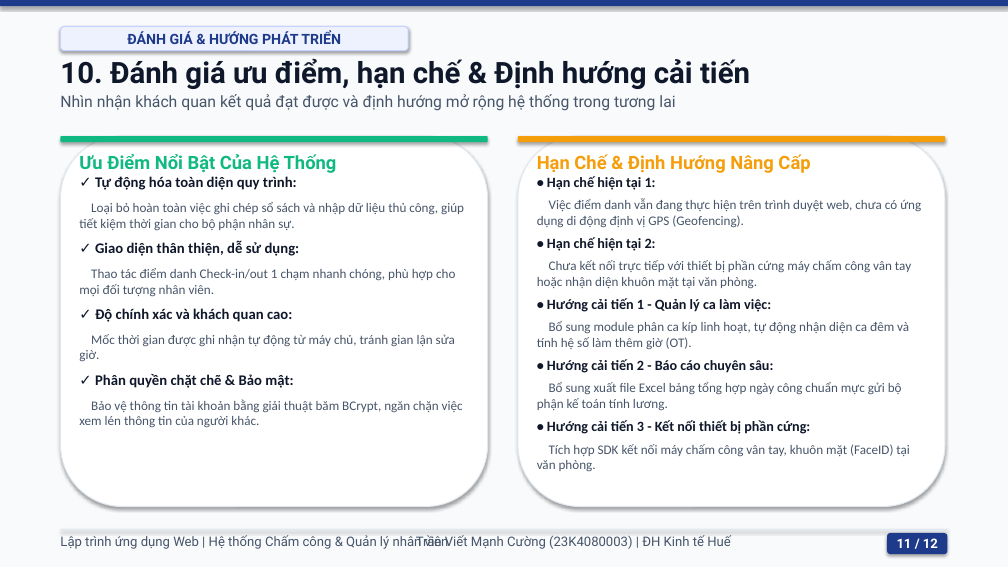
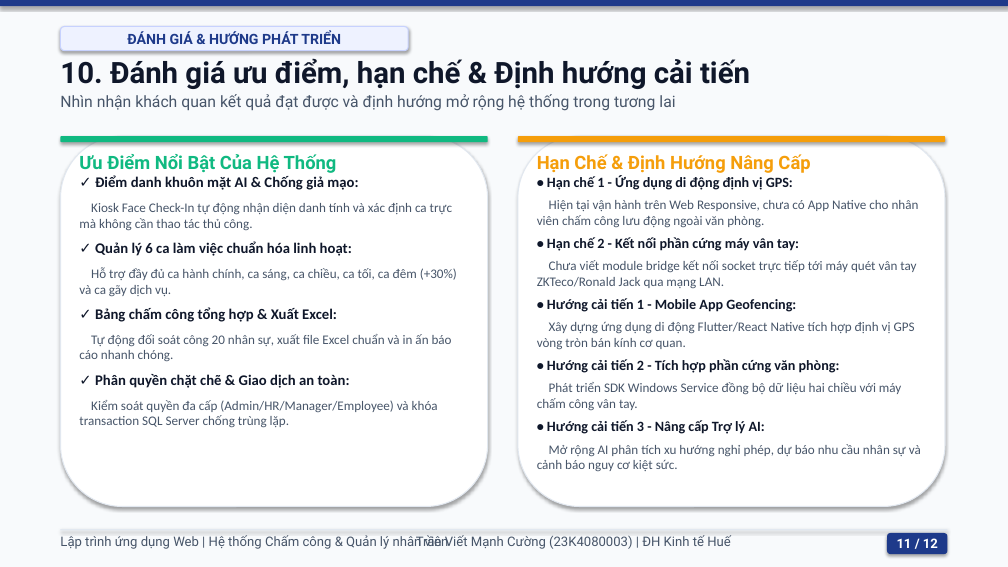
Before and after one commit to ManhCuong-Code/TimesheetPayroll, a slide deck: slide 11 of Bao_cao_Lap_trinh_Ung_dung_Web_Bang_Cham_Cong.pptx. Drawn at 1008x567 pixels with LibreOffice and Linux fonts; fonts in the diff are those of the drawing. Boxes give left, top, right and bottom in pixels: in the first picture for what was removed or moved away, otherwise in the second. Text is boxed around its words. In the diff, an @@ line names an element or a change of style, - is before the commit and + after.

Commit message:
feat: hoan thien co che giao tiep CSDL 2 chieu (Bidirectional Read/Write), Minimal APIs, dong bo du lieu va cap nhat bao cao

```diff
--- a/Bao_cao_Lap_trinh_Ung_dung_Web_Bang_Cham_Cong.pptx
+++ b/Bao_cao_Lap_trinh_Ung_dung_Web_Bang_Cham_Cong.pptx
@@ text at box(79, 203, 457, 428): text changed @@
-✓ Tự động hóa toàn diện quy trình:
-Loại bỏ hoàn toàn việc ghi chép sổ sách và nhập dữ liệu thủ công, giúp tiết kiệm thời gian cho bộ phận nhân sự.
-✓ Giao diện thân thiện, dễ sử dụng:
-Thao tác điểm danh Check-in/out 1 chạm nhanh chóng, phù hợp cho mọi đối tượng nhân viên.
-✓ Độ chính xác và khách quan cao:
-Mốc thời gian được ghi nhận tự động từ máy chủ, tránh gian lận sửa giờ.
-✓ Phân quyền chặt chẽ & Bảo mật:
-Bảo vệ thông tin tài khoản bằng giải thuật băm BCrypt, ngăn chặn việc xem lén thông tin của người khác.
+✓ Điểm danh khuôn mặt AI & Chống giả mạo:
+Kiosk Face Check-In tự động nhận diện danh tính và xác định ca trực mà không cần thao tác thủ công.
+✓ Quản lý 6 ca làm việc chuẩn hóa linh hoạt:
+Hỗ trợ đầy đủ ca hành chính, ca sáng, ca chiều, ca tối, ca đêm (+30%) và ca gãy dịch vụ.
+✓ Bảng chấm công tổng hợp & Xuất Excel:
+Tự động đối soát công 20 nhân sự, xuất file Excel chuẩn và in ấn báo cáo nhanh chóng.
+✓ Phân quyền chặt chẽ & Giao dịch an toàn:
+Kiểm soát quyền đa cấp (Admin/HR/Manager/Employee) và khóa transaction SQL Server chống trùng lặp.
@@ text at box(537, 200, 921, 471): text changed @@
-• Hạn chế hiện tại 1:
-Việc điểm danh vẫn đang thực hiện trên trình duyệt web, chưa có ứng dụng di động định vị GPS (Geofencing).
-• Hạn chế hiện tại 2:
-Chưa kết nối trực tiếp với thiết bị phần cứng máy chấm công vân tay hoặc nhận diện khuôn mặt tại văn phòng.
-• Hướng cải tiến 1 - Quản lý ca làm việc:
-Bổ sung module phân ca kíp linh hoạt, tự động nhận diện ca đêm và tính hệ số làm thêm giờ (OT).
-• Hướng cải tiến 2 - Báo cáo chuyên sâu:
-Bổ sung xuất file Excel bảng tổng hợp ngày công chuẩn mực gửi bộ phận kế toán tính lương.
-• Hướng cải tiến 3 - Kết nối thiết bị phần cứng:
-Tích hợp SDK kết nối máy chấm công vân tay, khuôn mặt (FaceID) tại văn phòng.
+• Hạn chế 1 - Ứng dụng di động định vị GPS:
+Hiện tại vận hành trên Web Responsive, chưa có App Native cho nhân viên chấm công lưu động ngoài văn phòng.
+• Hạn chế 2 - Kết nối phần cứng máy vân tay:
+Chưa viết module bridge kết nối socket trực tiếp tới máy quét vân tay ZKTeco/Ronald Jack qua mạng LAN.
+• Hướng cải tiến 1 - Mobile App Geofencing:
+Xây dựng ứng dụng di động Flutter/React Native tích hợp định vị GPS vòng tròn bán kính cơ quan.
+• Hướng cải tiến 2 - Tích hợp phần cứng văn phòng:
+Phát triển SDK Windows Service đồng bộ dữ liệu hai chiều với máy chấm công vân tay.
+• Hướng cải tiến 3 - Nâng cấp Trợ lý AI:
+Mở rộng AI phân tích xu hướng nghỉ phép, dự báo nhu cầu nhân sự và cảnh báo nguy cơ kiệt sức.
```
Also in this commit, not shown: 47 other files.
